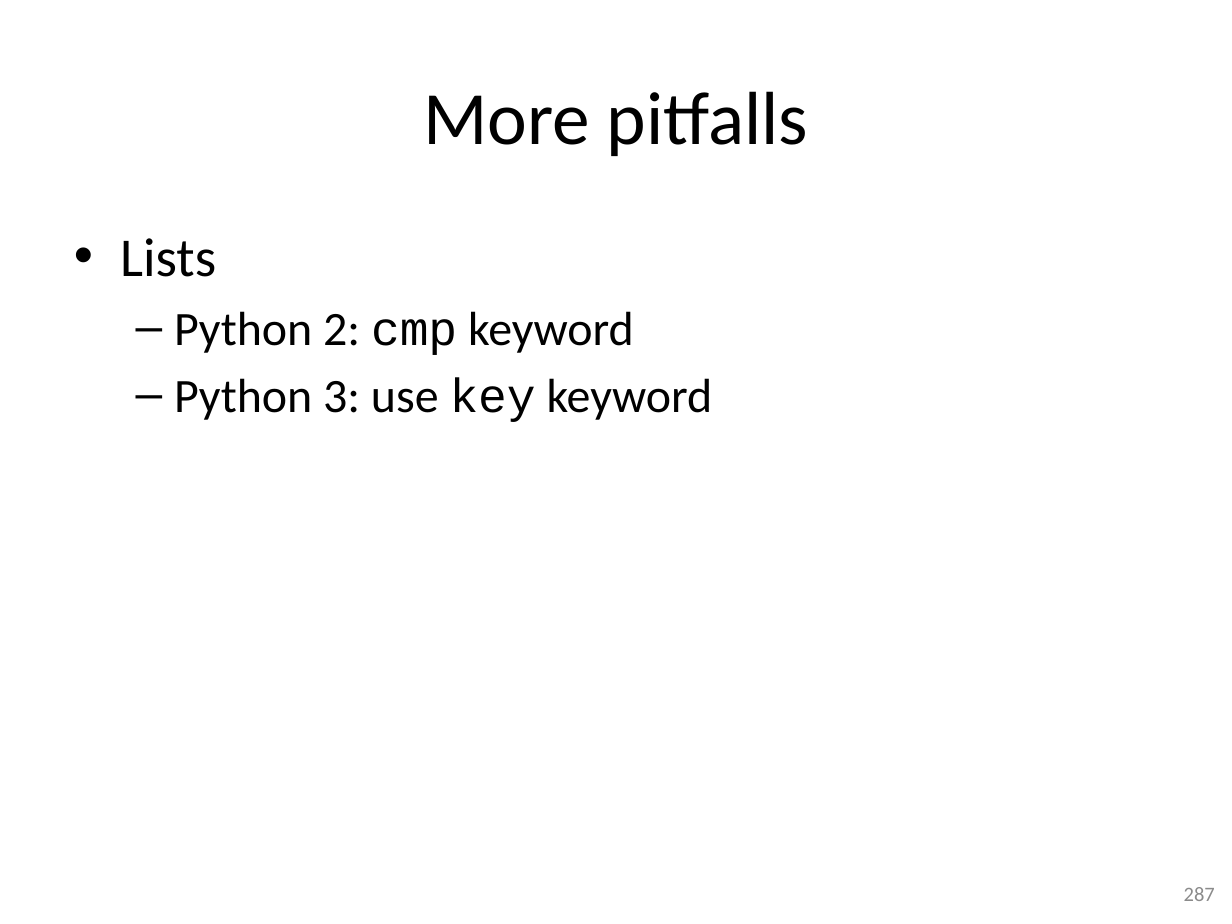
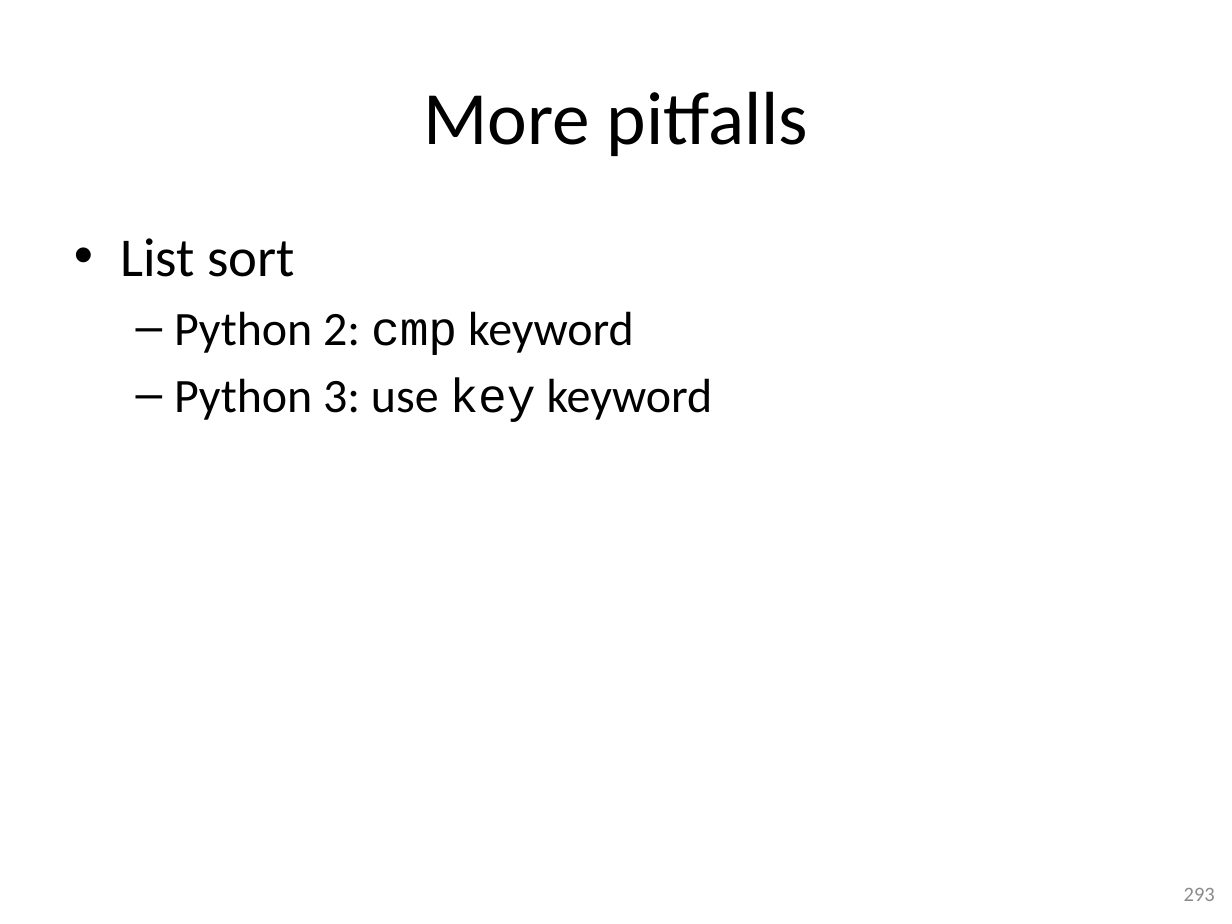
Before and after one commit to gjbex/training-material, a slide deck: slide 293 of Python/python-intro.pptx (slide 287 before the commit). Drawn at 1232x924 pixels with LibreOffice and Linux fonts; fonts in the diff are those of the drawing. Boxes give left, top, right and bottom in pixels: in the first picture for what was removed or moved away, otherwise in the second. Text is boxed around its words. In the diff, an @@ line names an element or a change of style, - is before the commit and + after.

```diff
--- a/Python/python-intro.pptx
+++ b/Python/python-intro.pptx
@@ text at box(120, 238, 295, 277): text changed @@
-• Lists
+• List sort
@@ page number at box(1184, 888, 1215, 901): text changed @@
-287
+293
```
Also in this commit, not shown: 6 slides added.
